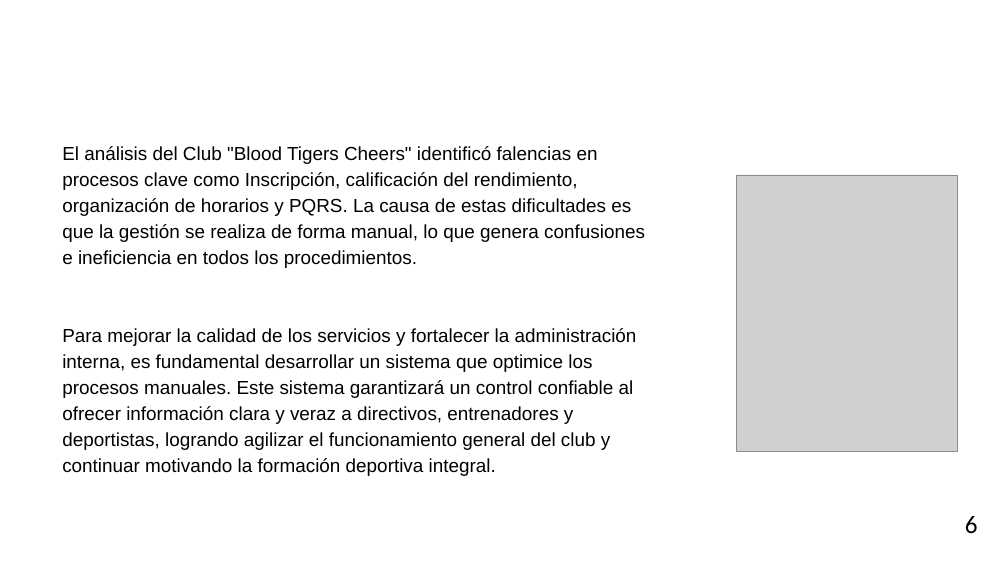
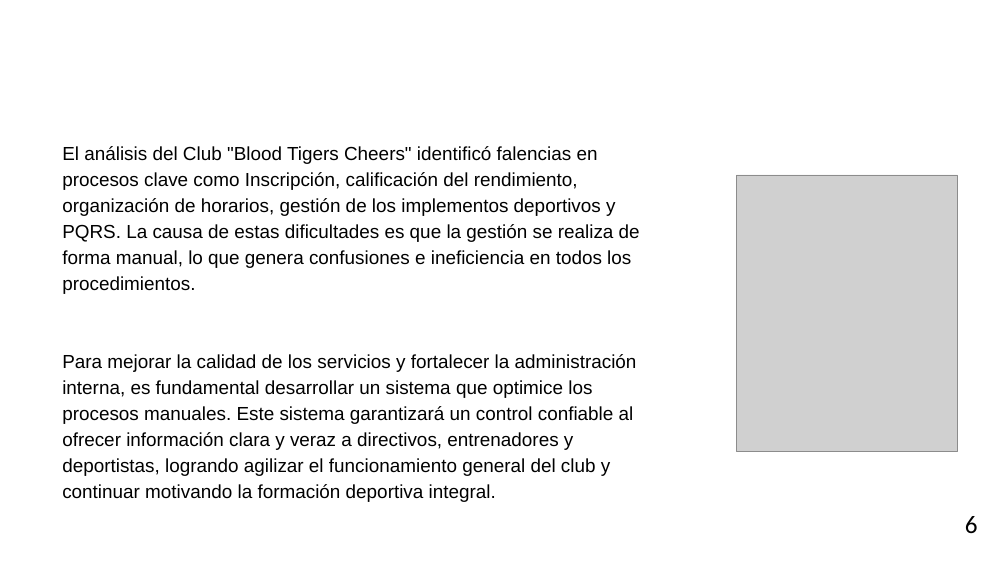
Before and after one commit to DONLEO21/Pruebas, a slide deck: slide 6 of Documentación/Presentacion_SENA_CheerClick_I.pptx. Drawn at 1008x567 pixels with LibreOffice and Linux fonts; fonts in the diff are those of the drawing; grey boxes stand for pictures; background and template pictures are left out. Boxes give left, top, right and bottom in pixels: in the first picture for what was removed or moved away, otherwise in the second. Text is boxed around its words. In the diff, an @@ line names an element or a change of style, - is before the commit and + after.

Commit message:
Tercera Versión Presentación CheerClick I

```diff
--- a/Documentación/Presentacion_SENA_CheerClick_I.pptx
+++ b/Documentación/Presentacion_SENA_CheerClick_I.pptx
@@ text at <box>62,146,640,294</box>: text changed @@
-El análisis del Club "Blood Tigers Cheers" identificó falencias en procesos clave como Inscripción, calificación del rendimiento, organización de horarios y PQRS. La causa de estas dificultades es que la gestión se realiza de forma manual, lo que genera confusiones e ineficiencia en todos los procedimientos.
+El análisis del Club "Blood Tigers Cheers" identificó falencias en procesos clave como Inscripción, calificación del rendimiento, organización de horarios, gestión de los implementos deportivos y PQRS. La causa de estas dificultades es que la gestión se realiza de forma manual, lo que genera confusiones e ineficiencia en todos los procedimientos.
```
Also in this commit, not shown: 9 other slides changed, 1 slide added.
